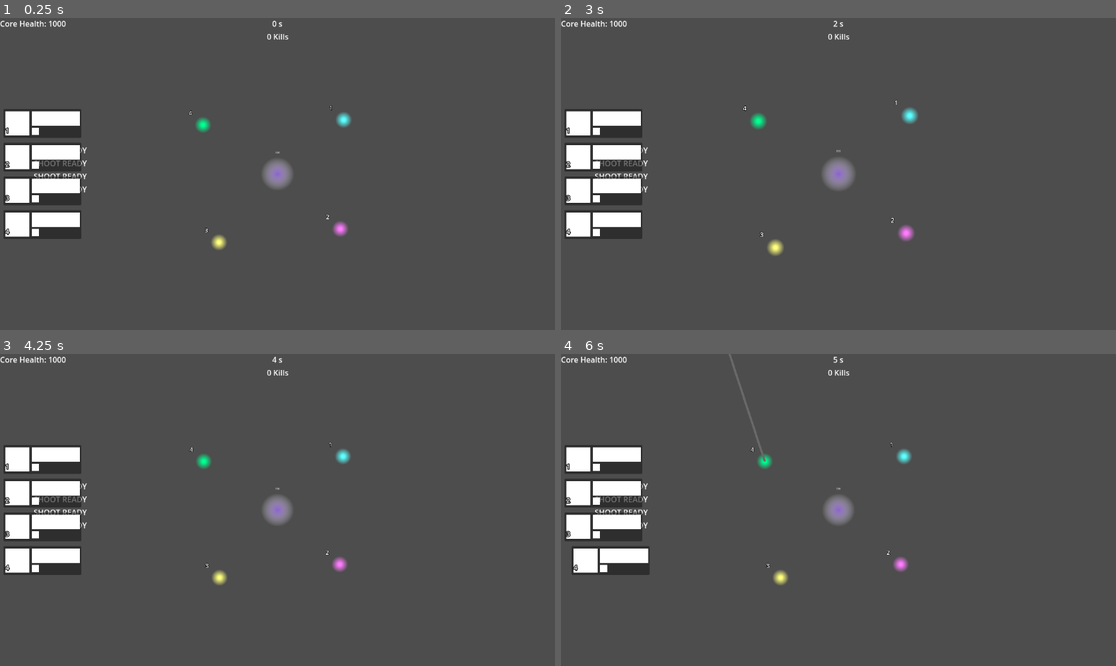
Above: before the commit, frames 1-4 (two rows, left to right).
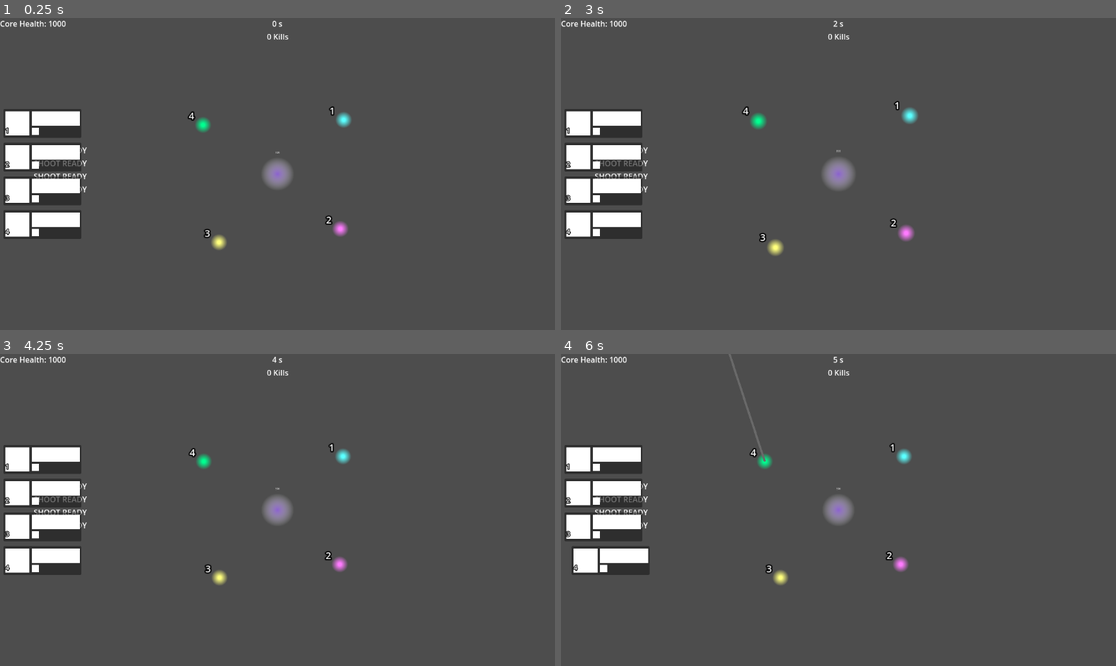
Above: after the commit, the same moments.

Repository: dwlee0802/ProbabilityShooter
Game: Godot game, scene res://Scenes/game.tscn
The game is run twice, just before and just after one commit, with the same random seed, the same clock (stepped at 60 frames per second) and the same inputs.
Inputs (mouse positions are in pixels of both pictures, inside the frame that each line leads up to):
- Up to frame 1 (0.25 s): no input
- Up to frame 2 (3 s): tap Enter at 0.5, 2 s; move the mouse to (960, 158) at 0.52 s; hold D (select_right) 0.53-1.28 s; hold Space (center_camera) 0.53-1.28 s; move the mouse to (727, 189) at 1.27 s; hold S (select_down) 1.28-2.03 s; click (727, 189) at 1.35 s; tap Space (center_camera) at 1.55 s; move the mouse to (894, 105) at 2.02 s; hold D (select_right) 2.03-2.78 s; hold Space (center_camera) 2.03-2.78 s; tap Middle mouse button (camera_pan) at 2.1 s; move the mouse to (810, 236) at 2.77 s; hold W (select_up) from 2.78 s (still down); tap Mouse wheel up (camera_zoom_in) at 2.85 s
- Up to frame 3 (4.25 s): tap Space (center_camera) at 3.05 s; tap Enter at 3.5 s; move the mouse to (444, 556) at 3.52 s; release W (select_up) at 3.53 s; hold A (select_left) from 3.53 s (still down); hold Space (center_camera) from 3.53 s (still down); tap Mouse wheel down (camera_zoom_out) at 3.6 s
- Up to frame 4 (6 s): move the mouse to (672, 463) at 4.27 s; release Space (center_camera) at 4.28 s; tap Space (center_camera) at 4.35, 5 s; move the mouse to (866, 510) at 5.02 s; release A (select_left) at 5.03 s; hold S (select_down) 5.03-5.78 s; hold Space (center_camera) 5.03-5.78 s; right-click (866, 510) at 5.1 s; move the mouse to (755, 432) at 5.77 s; hold D (select_right) from 5.78 s (still down); tap 4 (select_unit_four) at 5.85 s

The runs differ from the first frame. In frame 1, 0.1% of the frame differs, in the area x 33-61%, y 28-71%; in frame 2, 0.1%; in frame 3, 0.1%; in frame 4, 0.1%.

Commit message:
Unit shortcut labels scale with camera zoom.

Diff:
--- a/Scenes/Interface/CameraControl.gd
+++ b/Scenes/Interface/CameraControl.gd
@@ -57,3 +57,9 @@
 func center_camera_on(target_pos: Vector2) -> void:
 	moving = true
 	move_target = target_pos
+
+# sets the size of unit shortcut labels
+func scale_unit_shortcut_label(units):
+	for unit: PlayerUnit in units:
+		var label: Label = unit.shortcut_label
+		label.scale = Vector2(1 / zoom.x, 1/zoom.y)
--- a/Scenes/Units/player_unit.gd
+++ b/Scenes/Units/player_unit.gd
@@ -7,6 +7,8 @@
 var state_label: Label = $StateLabel
 @onready
 var state_machine: StateMachine = $StateMachine
+@onready
+var shortcut_label: Label = $ShortcutLabel
 
 @export_category("Unit Stats")
 @export
--- a/Scenes/Units/player_unit.tscn
+++ b/Scenes/Units/player_unit.tscn
@@ -138,5 +138,5 @@
 offset_bottom = -56.0
 theme_override_colors/font_outline_color = Color(0, 0, 0, 1)
 theme_override_constants/outline_size = 10
-theme_override_font_sizes/font_size = 40
+theme_override_font_sizes/font_size = 20
 text = "1"
--- a/Scenes/game.gd
+++ b/Scenes/game.gd
@@ -57,6 +57,7 @@
 	for unit: PlayerUnit in units:
 		reload_times.append(unit.action_one_reload_timer.time_left)
 	user_interface.update_reload_labels(reload_times)
+	InputManager.camera.scale_unit_shortcut_label(units)
 	user_interface.core_health_label.text = "Core Health: " + str(core.health_points)
 
 	time_since_start += _delta
